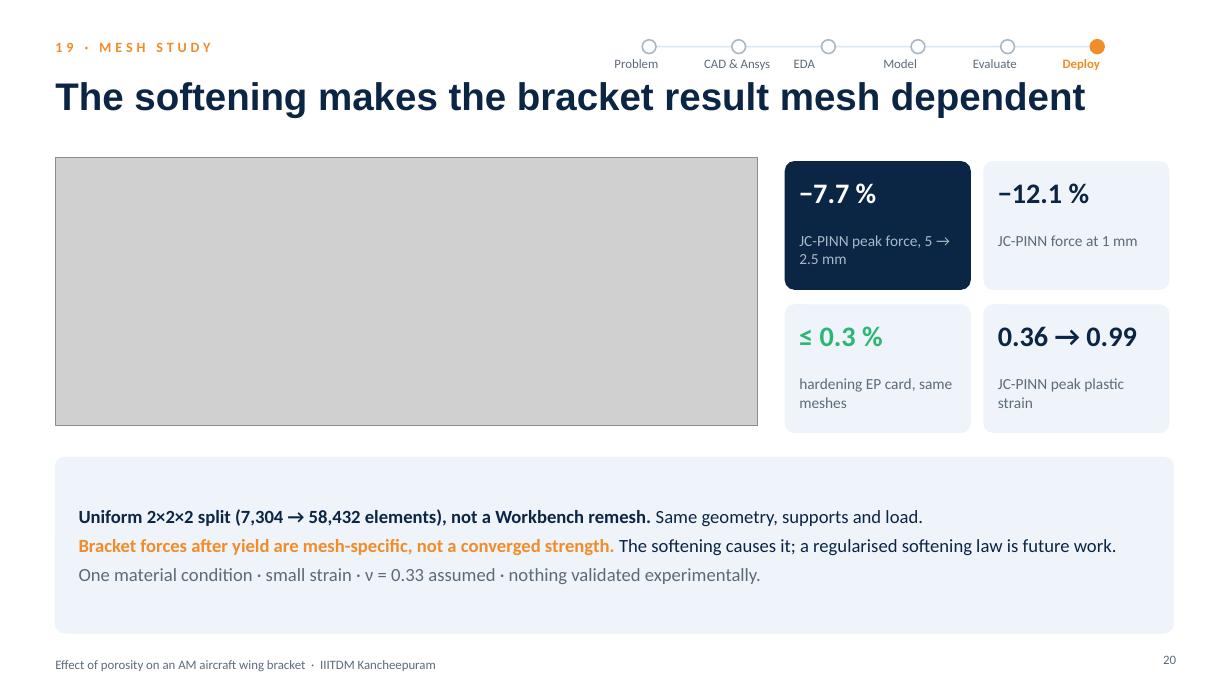
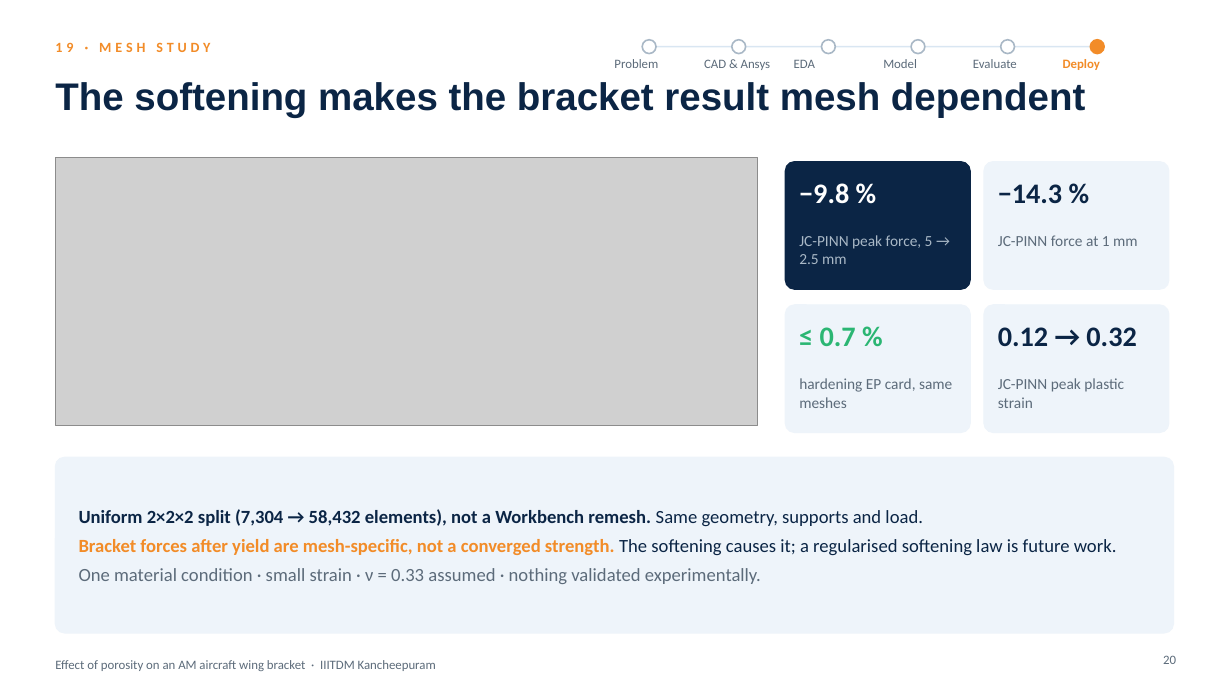
Before and after one commit to SaravananRamar06/MMM-ML, a slide deck: slide 20 of presentation/Final Presentation - Porosity in an AM Wing Bracket (corrected).pptx. Drawn at 1232x693 pixels with LibreOffice and Linux fonts; fonts in the diff are those of the drawing; grey boxes stand for pictures. Boxes give left, top, right and bottom in pixels: in the first picture for what was removed or moved away, otherwise in the second. Text is boxed around its words. In the diff, an @@ line names an element or a change of style, - is before the commit and + after.

```diff
--- a/presentation/Final Presentation - Porosity in an AM Wing Bracket (corrected).pptx
+++ b/presentation/Final Presentation - Porosity in an AM Wing Bracket (corrected).pptx
@@ text at (x1=799, y1=183, x2=849, y2=204): text changed @@
-−7.7 %
+−9.8 %
@@ text at (x1=998, y1=184, x2=1062, y2=203): text changed @@
-−12.1 %
+−14.3 %
@@ text at (x1=820, y1=327, x2=856, y2=346): text changed @@
-≤ 0.3 %
+≤ 0.7 %
@@ text at (x1=998, y1=327, x2=1136, y2=346): text changed @@
-0.36 → 0.99
+0.12 → 0.32
```
Also in this commit, not shown: 3 other slides changed, 32 other files.
